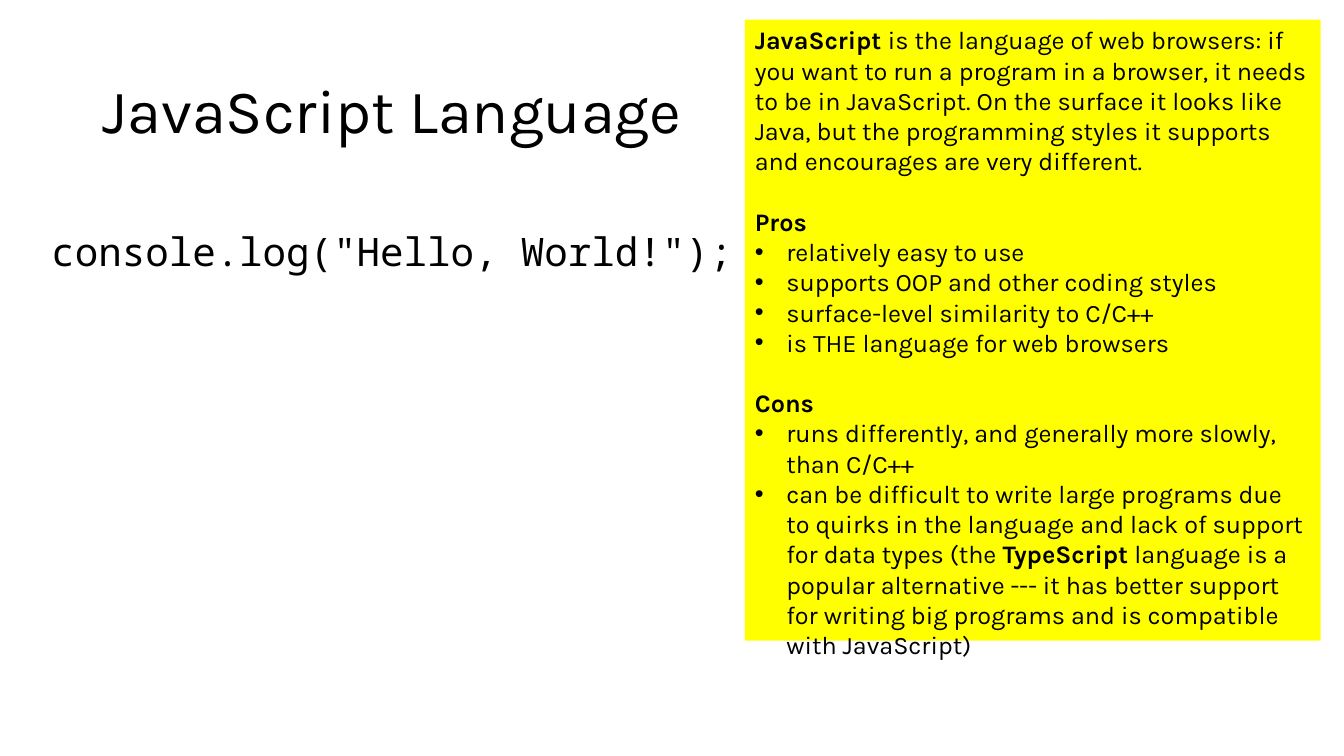
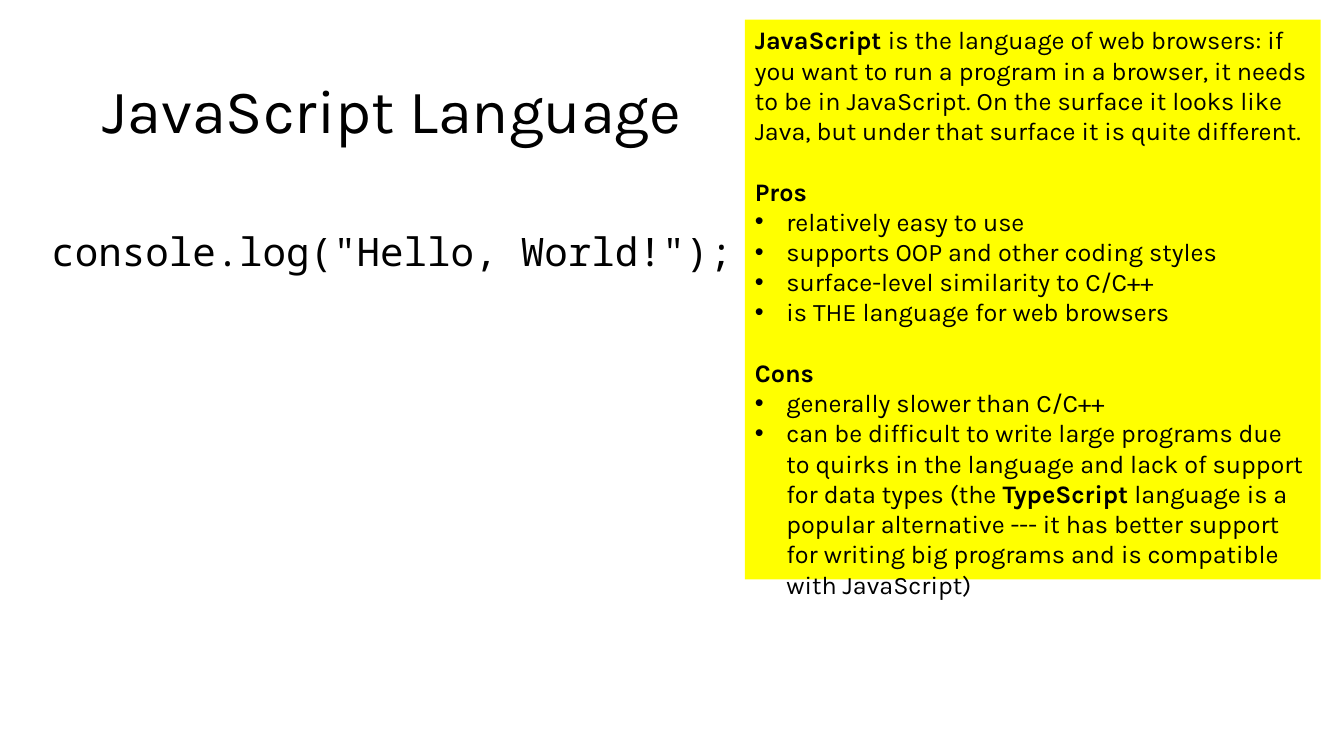
Before and after one commit to tjd1234/cmpt120spring2026, a slide deck: slide 14 of lecture_notes/chapter1/chapter1.pptx. Drawn at 1344x756 pixels with LibreOffice and Linux fonts; fonts in the diff are those of the drawing. Boxes give left, top, right and bottom in pixels: in the first picture for what was removed or moved away, otherwise in the second. Text is boxed around its words. In the diff, an @@ line names an element or a change of style, - is before the commit and + after.

```diff
--- a/lecture_notes/chapter1/chapter1.pptx
+++ b/lecture_notes/chapter1/chapter1.pptx
@@ rectangle "JavaScript is the language of ...": place and size @@
-rectangle "JavaScript is the language of ..." at (745, 20, 1321, 641)
+rectangle "JavaScript is the language of ..." at (745, 20, 1321, 580)
@@ text in rectangle at (755, 31, 1306, 146): text changed @@
-JavaScript is the language of web browsers: if you want to run a program in a browser, it needs to be in JavaScript. On the surface it looks like Java, but the programming styles it supports and encourages are very different.
+JavaScript is the language of web browsers: if you want to run a program in a browser, it needs to be in JavaScript. On the surface it looks like Java, but under that surface it is quite different.
@@ text in rectangle at (786, 393, 1104, 418): text changed @@
-• runs differently, and generally more slowly, than C/C++
+• generally slower than C/C++
```
Also in this commit, not shown: 4 other slides changed, 1 other file.
